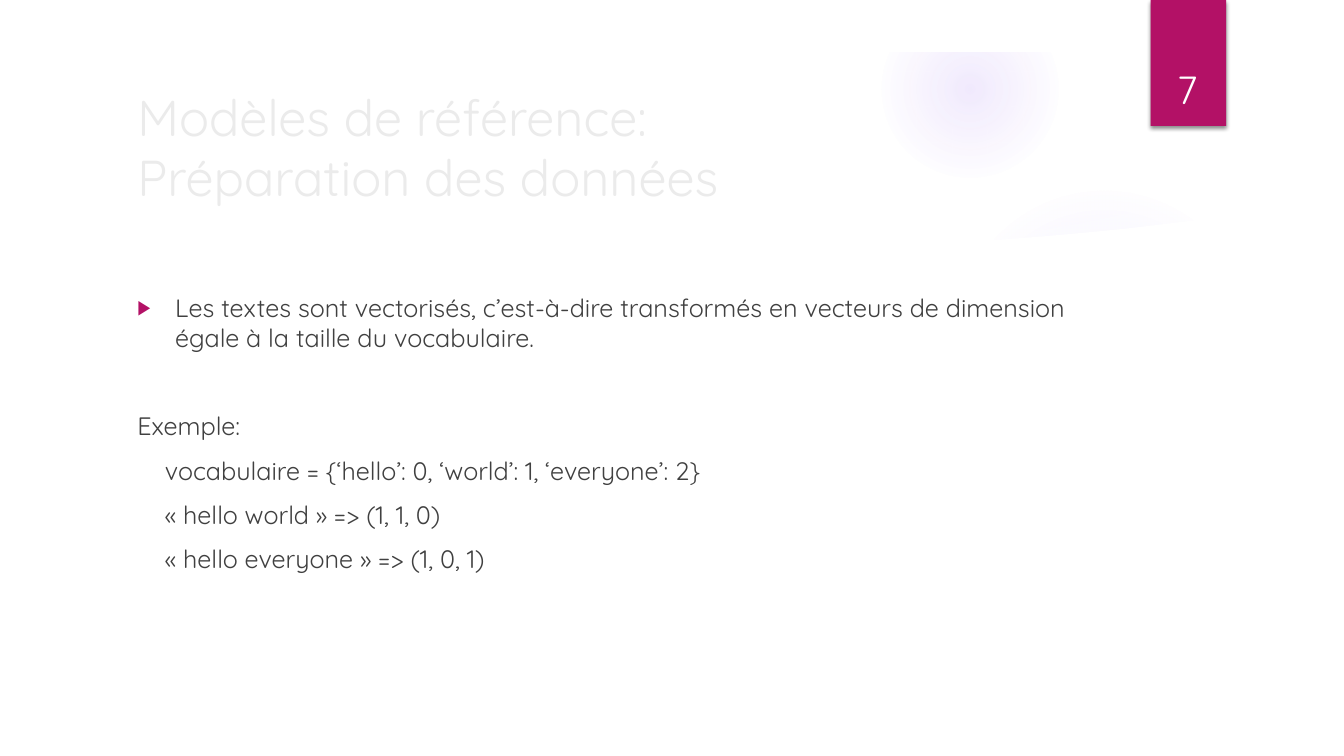
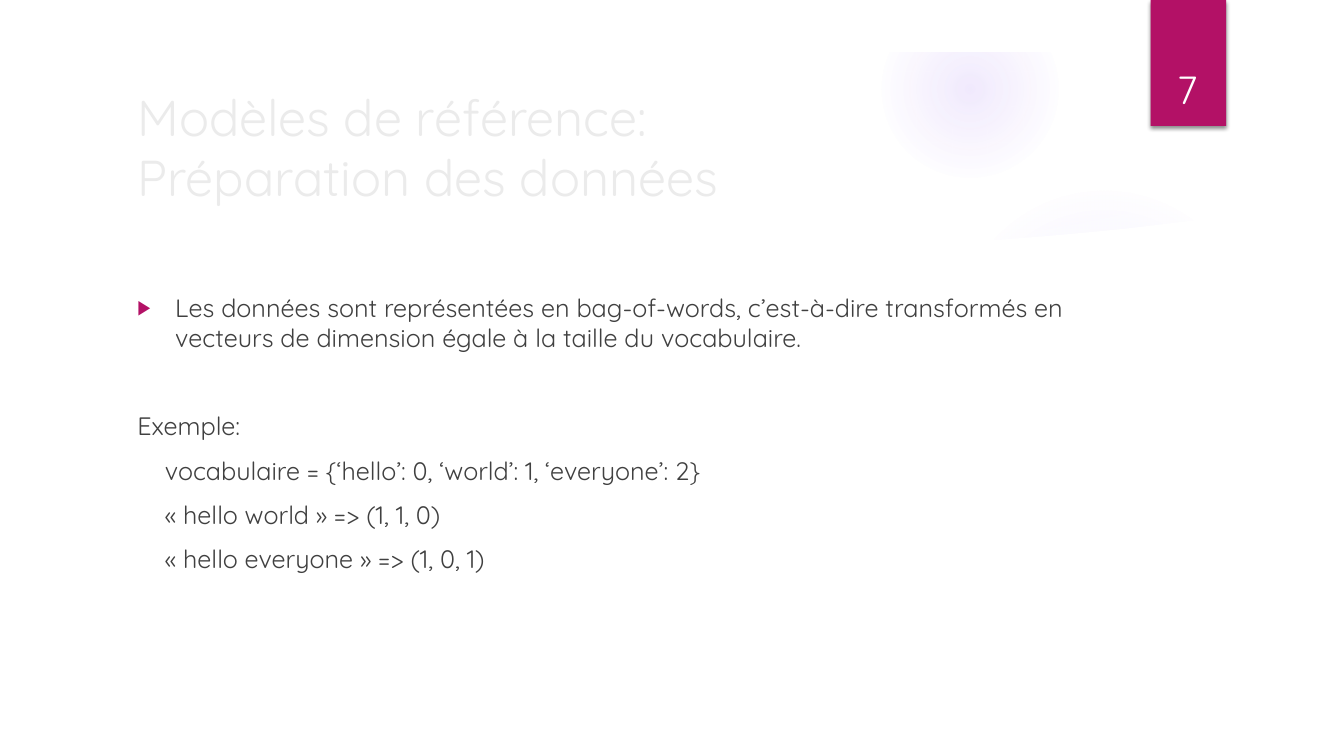
Before and after one commit to ThibaultDieudonne/Sentiment-Analysis, a slide deck: slide 7 of P7_01_presentation.pptx. Drawn at 1344x756 pixels with LibreOffice and Linux fonts; fonts in the diff are those of the drawing; background and template pictures are left out. Boxes give left, top, right and bottom in pixels: in the first picture for what was removed or moved away, otherwise in the second. Text is boxed around its words. In the diff, an @@ line names an element or a change of style, - is before the commit and + after.

```diff
--- a/P7_01_presentation.pptx
+++ b/P7_01_presentation.pptx
@@ text at box(175, 298, 1063, 352): text changed @@
-▶ Les textes sont vectorisés, c’est-à-dire transformés en vecteurs de dimension égale à la taille du vocabulaire.
+▶ Les données sont représentées en bag-of-words, c’est-à-dire transformés en vecteurs de dimension égale à la taille du vocabulaire.
```
Also in this commit, not shown: 7 other files.
